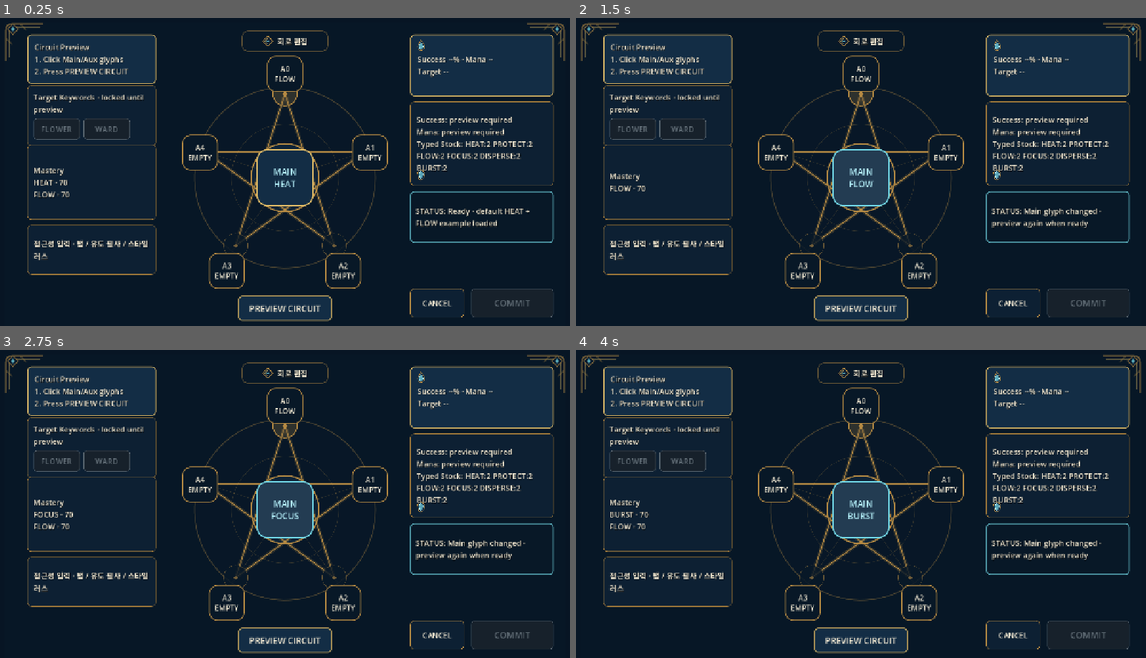
Above: before the commit, frames 1-4 (two rows, left to right).
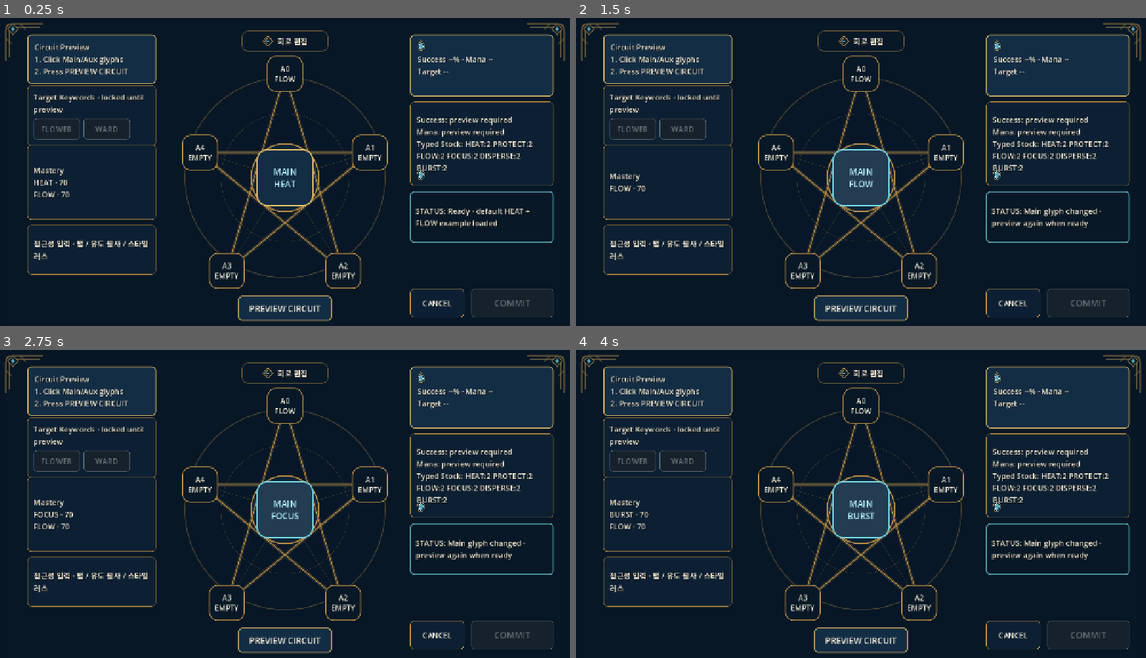
Above: after the commit, the same moments.

Repository: alsdmlals4-eng/GRIMOIRE-
Game: Godot game, scene res://src/ui/star_circuit_harness.tscn
Same seed, same stepped clock (60 frames per second), same inputs: the game is played once before the commit and once after it.
Inputs:
- Up to frame 1 (0.25 s): no input
- Up to frame 2 (1.5 s): click "MAIN HEAT" at 0.5 s; click "MAIN PROTECT" at 1.25 s
- Up to frame 3 (2.75 s): click "MAIN FLOW" at 2 s
- Up to frame 4 (4 s): click "MAIN FOCUS" at 2.75 s; click "MAIN DISPERSE" at 3.5 s

The runs differ from the first frame. In frame 1, 2.7% of the frame differs, in the area x 32-68%, y 20-85%; in frame 2, 2.7%; in frame 3, 2.7%; in frame 4, 2.7%.

Commit message:
fix: align star board geometry with glyph slot anchors

Diff:
--- a/src/ui/components/star_circuit_board.gd
+++ b/src/ui/components/star_circuit_board.gd
@@ -56,6 +56,7 @@
         "active_vertices": _active_vertices,
         "active_slots": _active_slots.duplicate(),
         "cause_vertex": _cause_vertex,
+        "vertex_layout": &"MATCHES_HARNESS_SLOT_ANCHORS",
         "reduced_motion_ms": 0,
         "owns_gameplay_state": false,
     }
@@ -63,16 +64,15 @@
 
 func _draw() -> void:
     var center := size * 0.5
-    var radius := maxf(80.0, minf(size.x, size.y) * 0.36)
-    var guide_radius := radius * 1.08
-    var vertices := _vertex_points(center, radius)
+    var guide_radius := maxf(92.0, minf(size.x, size.y) * 0.43)
+    var vertices := _vertex_points(center)
     var state_color := _state_color()
     var dim_line := Color(GrimoireThemeFactory.LINE_BRASS, 0.22)
     var guide_line := Color(GrimoireThemeFactory.LINE_BRASS, 0.36)
 
     draw_circle(center, guide_radius, Color(GrimoireThemeFactory.SURFACE_INSET, 0.55), true)
     draw_arc(center, guide_radius, 0.0, TAU, 96, guide_line, 2.0, true)
-    draw_arc(center, radius * 0.64, 0.0, TAU, 72, dim_line, 1.0, true)
+    draw_arc(center, guide_radius * 0.64, 0.0, TAU, 72, dim_line, 1.0, true)
     draw_circle(center, 76.0, Color(GrimoireThemeFactory.SURFACE_PANEL_EMPHASIS, 0.55), true)
     draw_arc(center, 76.0, 0.0, TAU, 48, state_color, 3.0, true)
 
@@ -135,12 +135,15 @@
         )
 
 
-func _vertex_points(center: Vector2, radius: float) -> PackedVector2Array:
-    var result := PackedVector2Array()
-    for index in range(5):
-        var angle := deg_to_rad(-90.0 + index * 72.0)
-        result.append(center + Vector2(cos(angle), sin(angle)) * radius)
-    return result
+func _vertex_points(center: Vector2) -> PackedVector2Array:
+    var half := size * 0.5
+    return PackedVector2Array([
+        center + Vector2(0.0, -half.y * 0.853),
+        center + Vector2(half.x * 0.731, -half.y * 0.206),
+        center + Vector2(half.x * 0.5, half.y * 0.765),
+        center + Vector2(-half.x * 0.5, half.y * 0.765),
+        center + Vector2(-half.x * 0.731, -half.y * 0.206),
+    ])
 
 
 func _state_color() -> Color:
